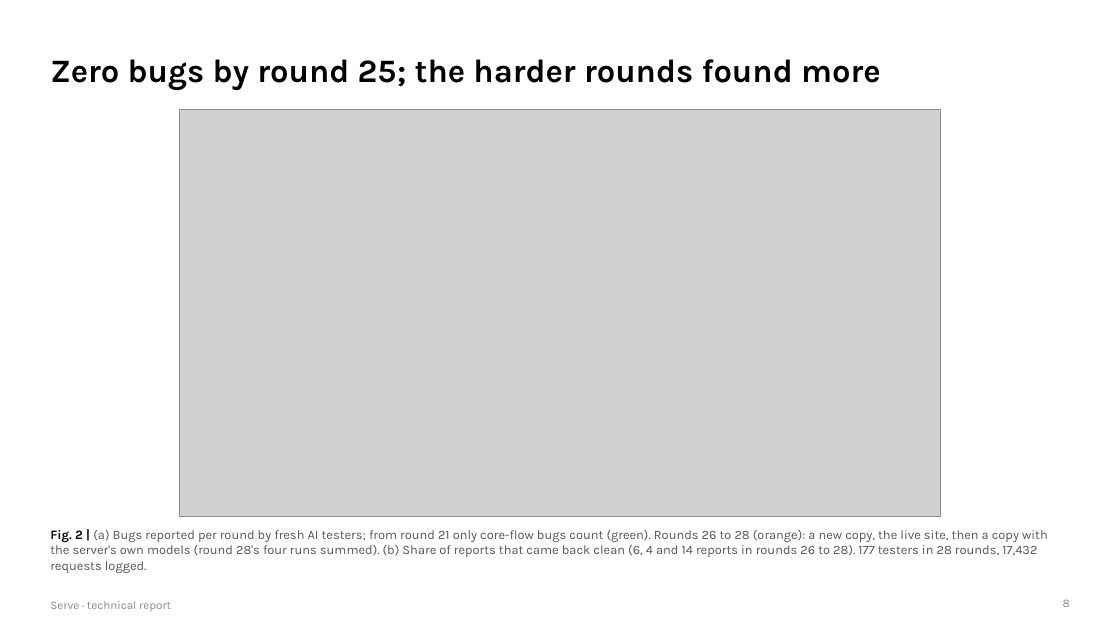
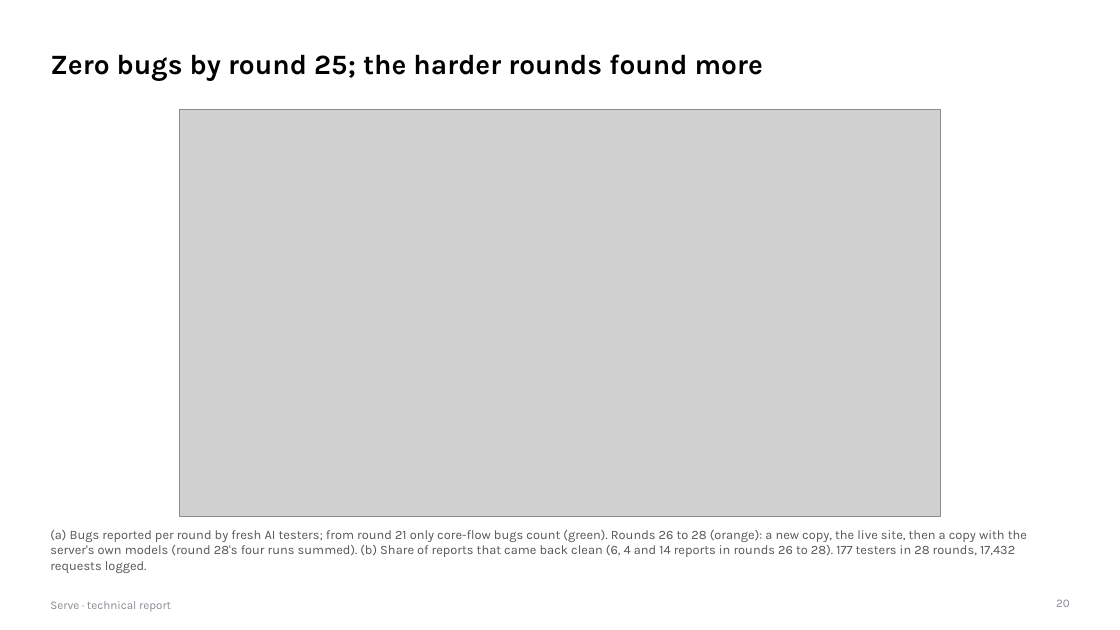
Before and after one commit to gino6178/serve-meta-hackathon, a slide deck: slide 20 of submission/pdf/serve_technical_report.pptx (slide 8 before the commit). Drawn at 1120x630 pixels with LibreOffice and Linux fonts; fonts in the diff are those of the drawing; grey boxes stand for pictures. Boxes give left, top, right and bottom in pixels: in the first picture for what was removed or moved away, otherwise in the second. Text is boxed around its words. In the diff, an @@ line names an element or a change of style, - is before the commit and + after.

```diff
--- a/submission/pdf/serve_technical_report.pptx
+++ b/submission/pdf/serve_technical_report.pptx
@@ title "Zero bugs by round 25; ..." at [50,54,763,81]: size 28 to 24 pt @@
@@ text at [50,530,1027,573]: text changed @@
-Fig. 2 | (a) Bugs reported per round by fresh AI testers; from round 21 only core-flow bugs count (green). Rounds 26 to 28 (orange): a new copy, the live site, then a copy with the server's own models (round 28's four runs summed). (b) Share of reports that came back clean (6, 4 and 14 reports in rounds 26 to 28). 177 testers in 28 rounds, 17,432 requests logged.
+(a) Bugs reported per round by fresh AI testers; from round 21 only core-flow bugs count (green). Rounds 26 to 28 (orange): a new copy, the live site, then a copy with the server's own models (round 28's four runs summed). (b) Share of reports that came back clean (6, 4 and 14 reports in rounds 26 to 28). 177 testers in 28 rounds, 17,432 requests logged.
@@ page number at [1056,599,1070,607]: text changed @@
-8
+20
```
Also in this commit, not shown: 36 other slides changed, 7 slides added, 3 slides removed, 4 other files.
